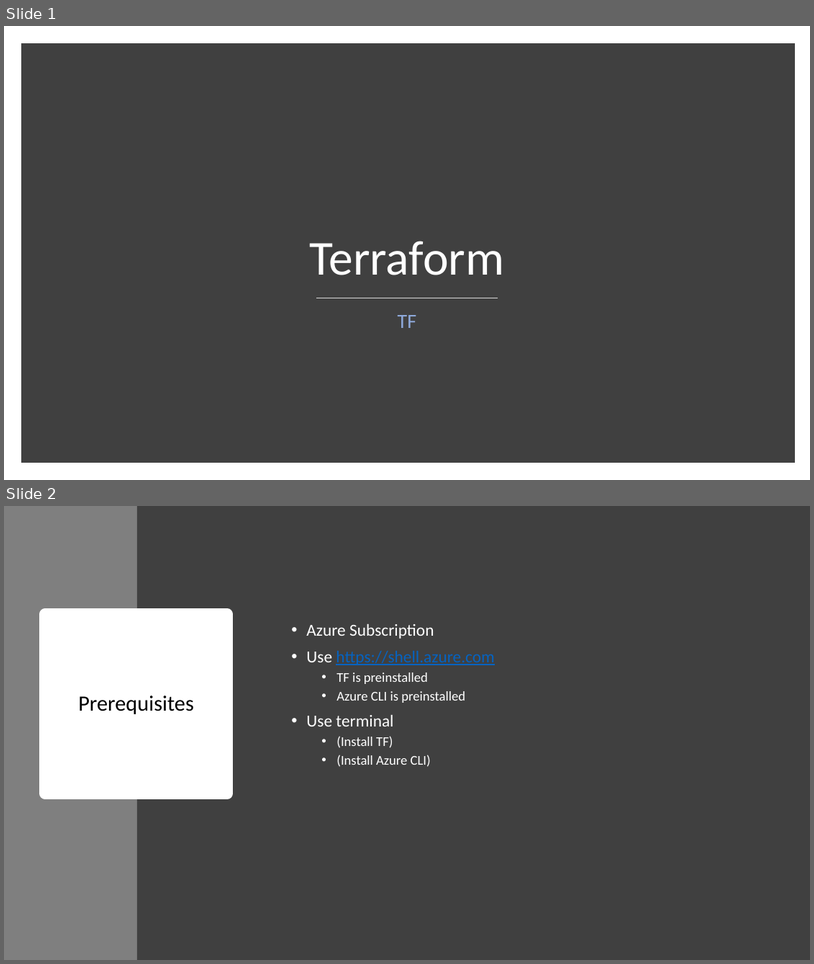
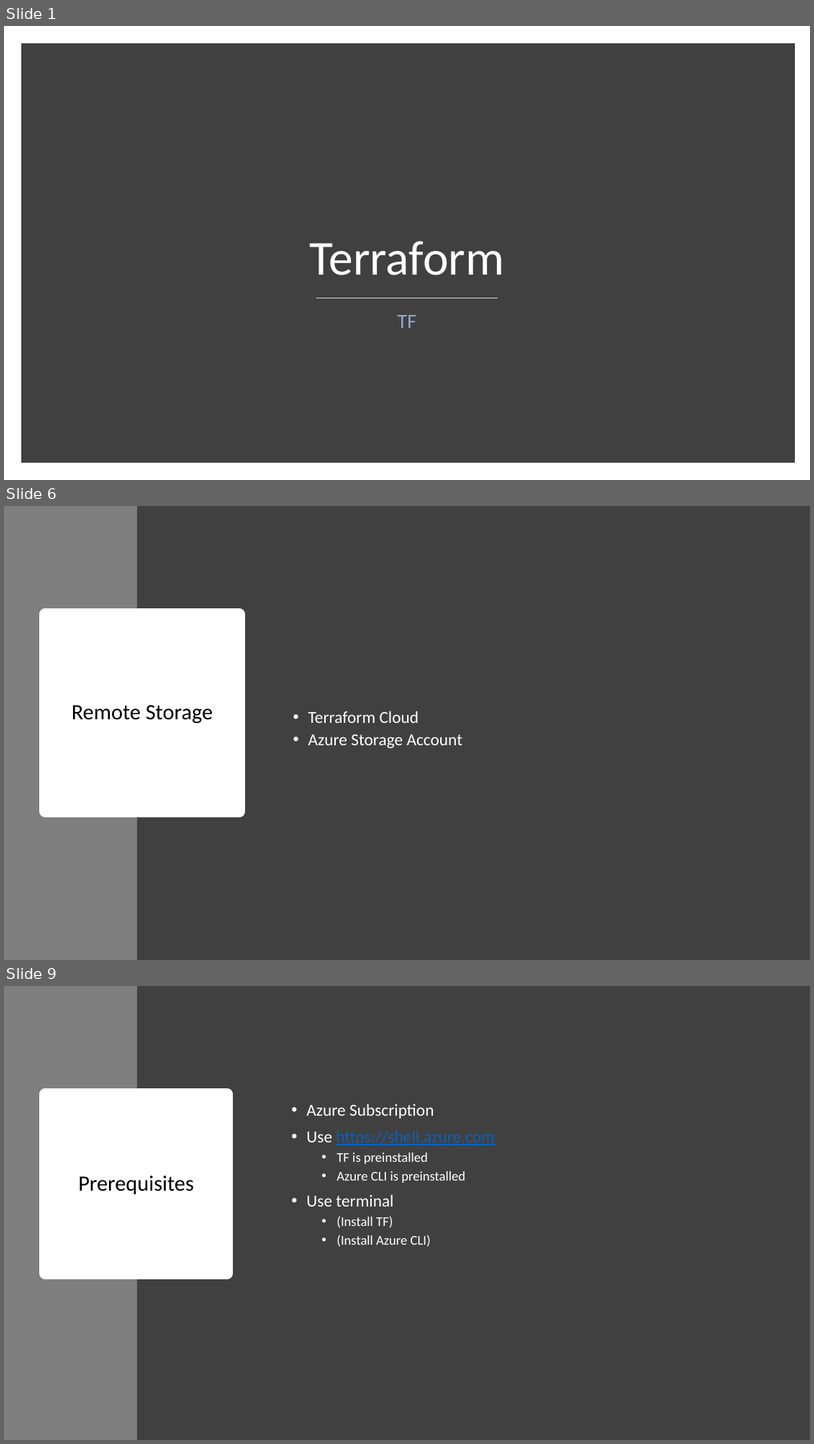
Before and after one commit to sujithq/mini-workshop-tf, a slide deck: Presentation.pptx. Shown one above the other, each under a label of ours: slides 1 and 2 before the commit, slides 1, 6 and 9 after it; the slides between them are not shown. The pictures are 814x964 and 814x1444 pixels, drawn with LibreOffice and Linux fonts; fonts in the diff are those of the drawing. Boxes give left, top, right and bottom in pixels: in the first picture for what was removed or moved away, otherwise in the second. Text is boxed around its words. In the diff, an @@ line names an element or a change of style, - is before the commit and + after.

```diff
--- a/Presentation.pptx
+++ b/Presentation.pptx
@@ slide 6 added at bbox=[4, 506, 810, 960], background #FFFFFF @@
@@ rectangle added at bbox=[4, 506, 137, 960], fill #7F7F7F @@
@@ rectangle added at bbox=[137, 506, 810, 960], fill #404040 @@
@@ title added at bbox=[45, 614, 239, 811], fill #FFFFFF, outline #FFFFFF 13.75 pt, 26 pt, text #000000 @@
+Remote Storage
@@ text added at bbox=[309, 711, 463, 748], 20 pt, text #FFFFFF @@
+  • Terraform Cloud
+  • Azure Storage Account
@@ what was slide 2 is now slide 9 @@
```
Also in this commit, not shown: 1 slide changed, 10 other slides added, 1 slide removed, 1 other file.
